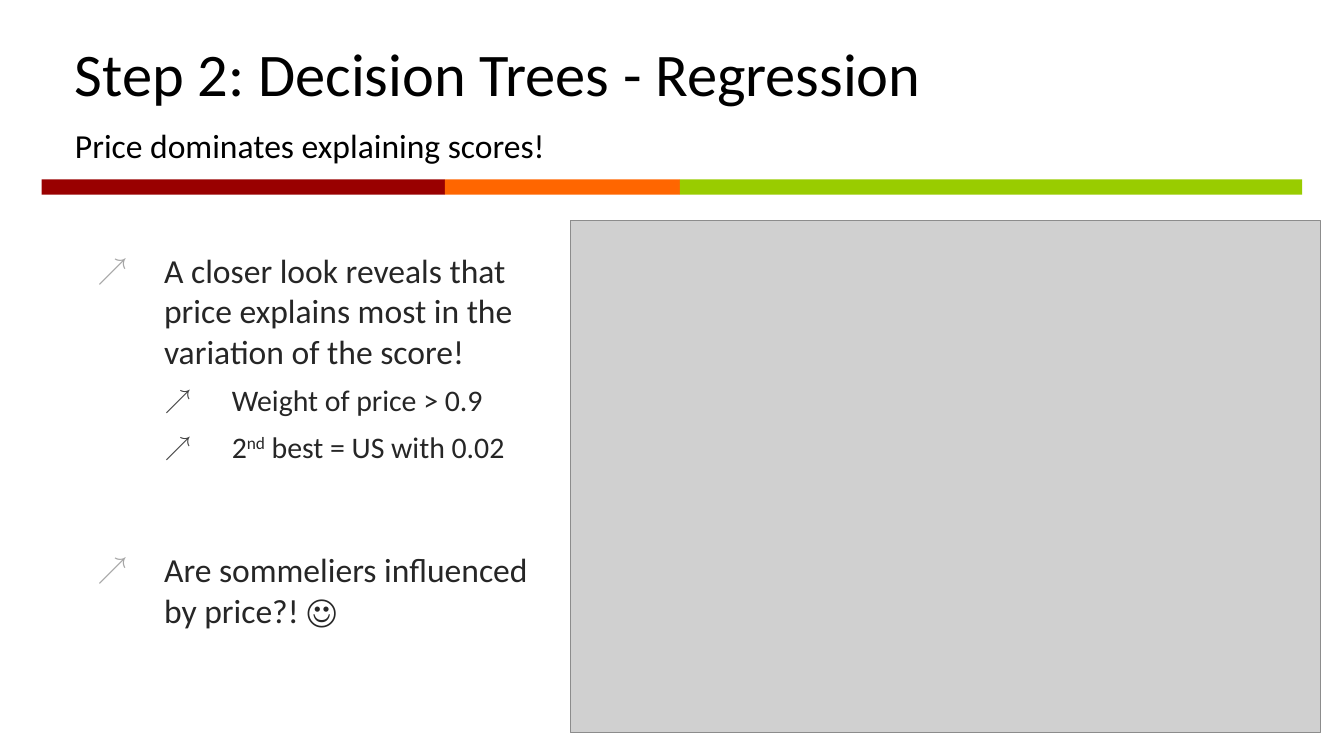
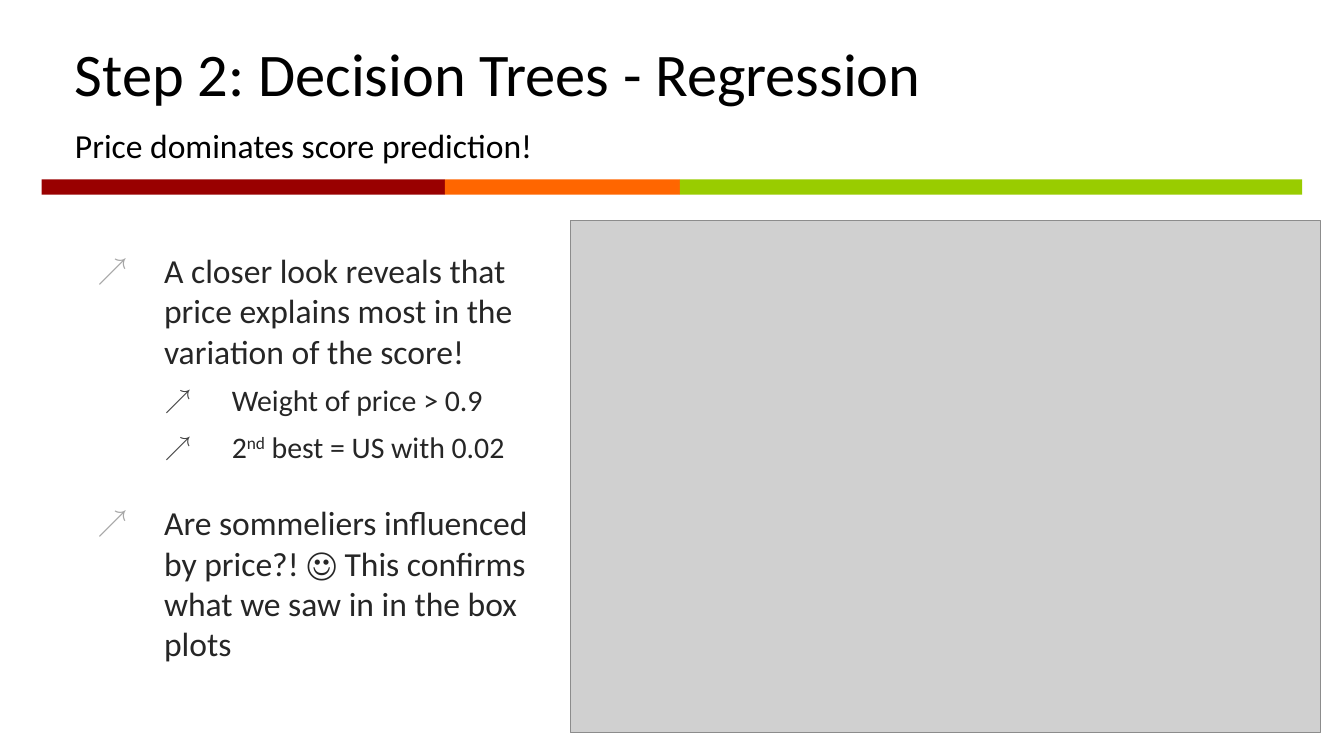
Before and after one commit to linreg2/Project1, a slide deck: slide 9 of project1_presentation.pptx. Drawn at 1344x756 pixels with LibreOffice and Linux fonts; fonts in the diff are those of the drawing; grey boxes stand for pictures; background and template pictures are left out. Boxes give left, top, right and bottom in pixels: in the first picture for what was removed or moved away, otherwise in the second. Text is boxed around its words. In the diff, an @@ line names an element or a change of style, - is before the commit and + after.

```diff
--- a/project1_presentation.pptx
+++ b/project1_presentation.pptx
@@ subtitle at (75, 134, 532, 164): text changed @@
-Price dominates explaining scores!
+Price dominates score prediction!
@@ text at (164, 511, 527, 662): text changed @@
-↗ Are sommeliers influenced by price?! ☺
+↗ Are sommeliers influenced by price?! ☺ This confirms what we saw in in the box plots
```
Also in this commit, not shown: 12 other slides changed, 2 other files.
